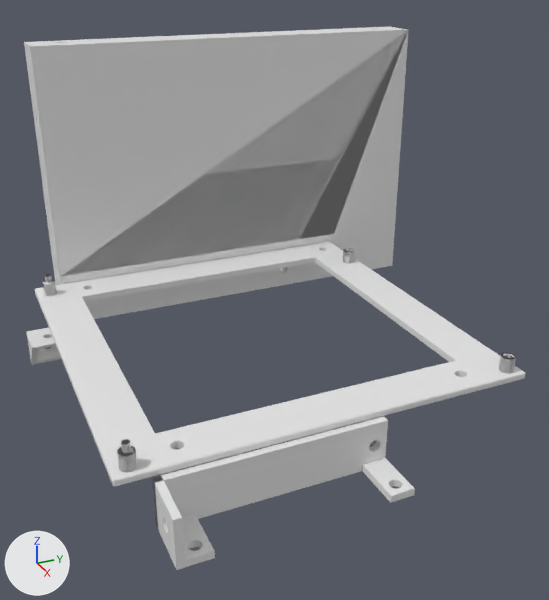
An edit to the Blender file Case01/mb-tray.blend, drawn before and after from the same camera.
Camera for both pictures: a 50 mm camera at (374.0, -34.0, 159.0) aimed at (93.0, 92.0, 18.0). Lighting does not change. The marker at lower left points along +X, +Y and +Z.

The first picture shows 'Back', 'Base', 'Cube', 'SsdBase', 'SsdBase.001', 'SsdMount', 'SsdMount.001'.
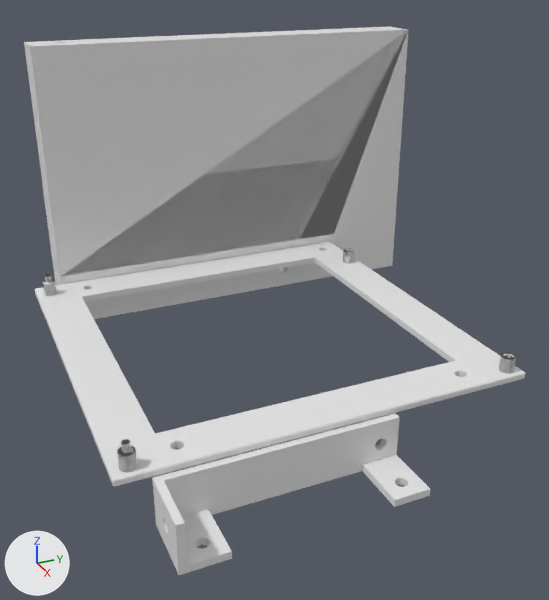
ob_screew_014 is not drawn itself; it is used by a modifier of ob_ssdbase.
ob_screew_012 is not drawn itself; it is used by a modifier of ob_ssdmount.
ob_screew_011 is not drawn itself; it is used by a modifier of ob_ssdmount_001.

Pixel boxes [x1, y1, x2, y2] of what changed, in the pictures (549 x 600 px; the box of a moved part takes in the faces that stretch with it):
'SsdBase', reshaped
    before: [152, 416, 388, 527]
    after: [152, 413, 400, 528]
'SsdMount.001', moved, rescaled
    before: [182, 513, 215, 567]
    after: [182, 509, 232, 572]
'SsdMount', moved, rescaled (28% wider, 15% taller)
    before: [362, 458, 415, 503]
    after: [362, 455, 430, 507]
'SsdBase.001', moved, rescaled
    before: [153, 477, 185, 570]
    after: [155, 480, 188, 575]
'Cube', hidden
    before: [26, 327, 61, 365]
part 2 of me_cube_016, moved or reshaped
    before: [153, 416, 388, 519]
    after: [153, 413, 400, 517]

Diff of the bpy script that builds the scene:
```diff
--- a/Case01/mb-tray.blend.py
+++ b/Case01/mb-tray.blend.py
@@ me_cube_020 @@
 me_cube_020.from_pydata(...)  # 8 vertices, 6 faces; spans x 0.0..20.0, y 0.0..20.0, z 0.0..20.0
 # used by ob_ssdbase_001; location = (170.0, 13.0, -20.0); scale = (1.15, 0.15, 1.0)
+# me_cube_020 part 1: the whole mesh is scaled about the mesh origin by (0.87, 1, 1)
@@ me_cube_016 @@
 me_cube_016.from_pydata(...)  # 8 vertices, 6 faces; spans x 0.0..3.0, y 0.0..89.6, z 0.0..20.0
 # used by ob_ssdbase; location = (170.0, 13.0, -20.0)
 # before: 2 (0.0, 89.6, 0.0), 3 (0.0, 89.6, 20.0), 6 (3.0, 89.6, 0.0), 7 (3.0, 89.6, 20.0)
+# me_cube_016 part 2
+for i in [2, 3, 6, 7]: me_cube_016.vertices[i].co += Vector((0.0, 5.0, 0.0))
@@ ob_cube @@
 ob_cube = bpy.data.objects.new('Cube', me_cube_001)
-ob_cube.location = (0.0, -7.0, -40.0)
+ob_cube.location = (0.0, 0.0, 0.0)
 _m = ob_cube.modifiers.new('Boolean', 'BOOLEAN')
@@ ob_cube @@
 _m = ob_cube.modifiers.new('Bevel', 'BEVEL')
 _m.spread = 0.0
+ob_cube.hide_set(True)  # its collection is switched off
@@ ob_screew_014 @@
 ob_screew_014 = bpy.data.objects.new('Screew.014', me_cylinder_028)
-ob_screew_014.location = (173.0, 97.6, -10.0)
+ob_screew_014.location = (173.0, 100.1, -10.0)
 ob_screew_014.rotation_euler = (1.571, 0.0, 1.571)  # degrees (90, 0, 90)
@@ ob_screew_012 @@
 ob_screew_012 = bpy.data.objects.new('Screew.012', me_cylinder_026)
-ob_screew_012.location = (188.0, 97.6, -18.0)
+ob_screew_012.location = (188.0, 100.1, -18.0)
 ob_screew_012.hide_set(True)  # wire or fog, not drawn
@@ ob_screew_011 @@
 ob_screew_011 = bpy.data.objects.new('Screew.011', me_cylinder_025)
-ob_screew_011.location = (188.0, 21.0, -18.0)
+ob_screew_011.location = (188.0, 23.5, -18.0)
 ob_screew_011.hide_set(True)  # wire or fog, not drawn
@@ ob_ssdbase_001 @@
 ob_ssdbase_001 = bpy.data.objects.new('SsdBase.001', me_cube_020)
-ob_ssdbase_001.location = (170.0, 13.0, -20.0)
-ob_ssdbase_001.scale = (1.15, 0.15, 1.0)
+ob_ssdbase_001.location = (173.0, 13.0, -20.0)
+ob_ssdbase_001.scale = (1.29, 0.15, 1.0)
 _m = ob_ssdbase_001.modifiers.new('Boolean', 'BOOLEAN')
@@ ob_ssdmount @@
 ob_ssdmount.location = (173.0, 92.6, -20.0)
-ob_ssdmount.scale = (1.0, 0.5, 0.15)
+ob_ssdmount.scale = (1.12, 0.75, 0.15)
 _m = ob_ssdmount.modifiers.new('Boolean', 'BOOLEAN')
@@ ob_ssdmount_001 @@
 ob_ssdmount_001.location = (173.0, 16.0, -20.0)
-ob_ssdmount_001.scale = (1.0, 0.5, 0.15)
+ob_ssdmount_001.scale = (1.12, 0.75, 0.15)
 _m = ob_ssdmount_001.modifiers.new('Boolean', 'BOOLEAN')
```
